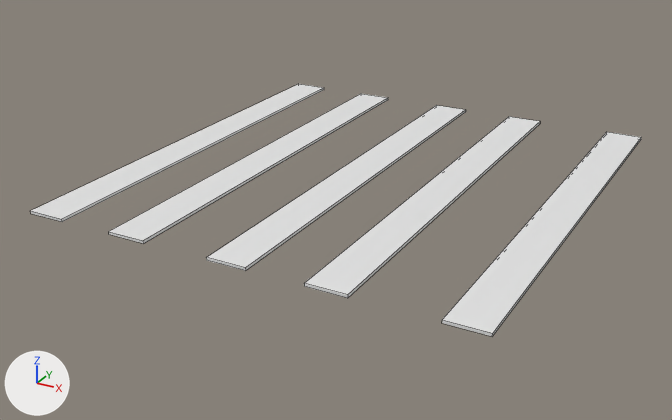
What one commit did to the FBX model Assets/Models/Environments/General Environment/Yaya Kaldırımı.fbx.
Camera for both pictures: a 50 mm camera at (9.48, -17.33, 7.61) aimed at (0.29, -0.62, -0.74). Every picture has the same lights, and +X, +Y and +Z are marked at lower left. Mesh edges are drawn as thin lines. Where no turn or scale is listed for an object, it has been applied to the vertices.

The older version as bpy lines, for what is in view:
```python
me_cube_001 = bpy.data.meshes.new('Cube.001')
me_cube_001.from_pydata(...)  # a box spanning x -4.17..-3.33, y -5.25..5.25, z 0.01..0.07; a box spanning x -2.13..-1.29, y -5.25..5.25, z 0.01..0.07; a box spanning x 4.75..5.59, y -5.25..5.25, z 0.01..0.07; a box spanning x 2.21..3.05, y -5.25..5.25, z 0.01..0.07; a box spanning x 0.16..1.01, y -5.25..5.25, z 0.01..0.07
me_cube_001.materials.append(mat_material_001)  # white #e7e7e7
ob_yayagecidi = bpy.data.objects.new('YayaGecidi', me_cube_001)
ob_yayagecidi.location = (0.0, 0.0, 0.0)
```
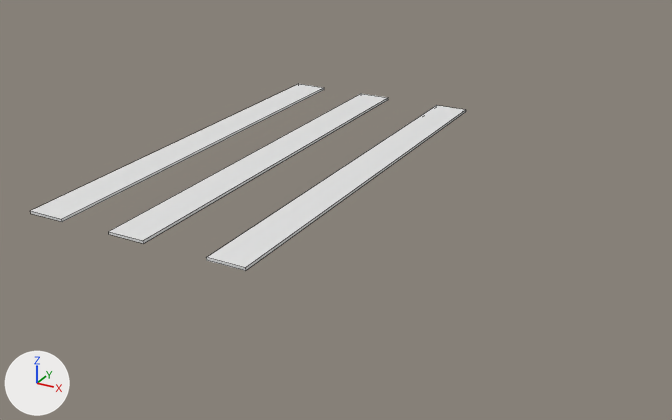
The newer file is also turned or shifted as a whole; pictures and numbers use the older file's frame.

Where the change shows, as pixel boxes [x1, y1, x2, y2] in the pictures (672 x 420 px):
'YayaGecidi', reshaped (29% narrower, 26% shorter): before [31, 84, 641, 336]; after [31, 84, 466, 271]
part 1 of me_cube_001, deleted: before [442, 132, 641, 336]
part 2 of me_cube_001, deleted: before [304, 117, 540, 298]

What changed in the scene script:
```text
Change me_cube_001:
    where me_cube_001.from_pydata(...)  # 40 vertices, 30 faces; spans x -4.17..5.59, y -5.25..5.25, z 0.01..0.07
    used by ob_yayagecidi; location = (0.0, 0.0, 0.0)
    me_cube_001 part 1: the loose piece of 8 vertices spanning x 4.75..5.59, y -5.25..5.25, z 0.01..0.07 is deleted
    me_cube_001 part 2: the loose piece of 8 vertices spanning x 2.21..3.05, y -5.25..5.25, z 0.01..0.07 is deleted
```
